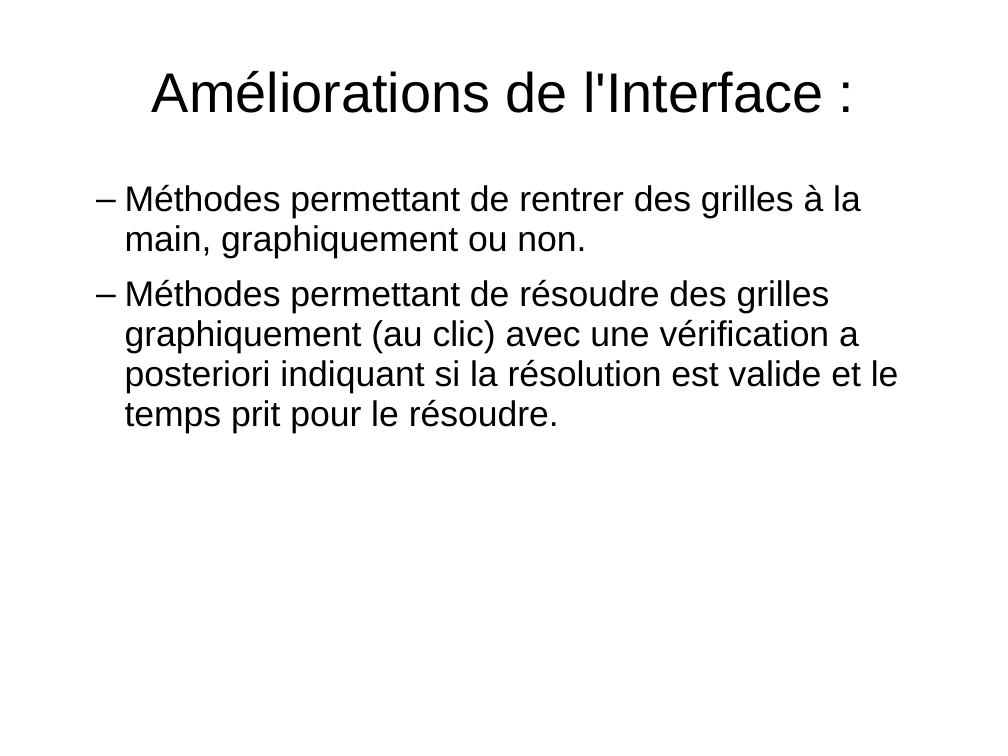
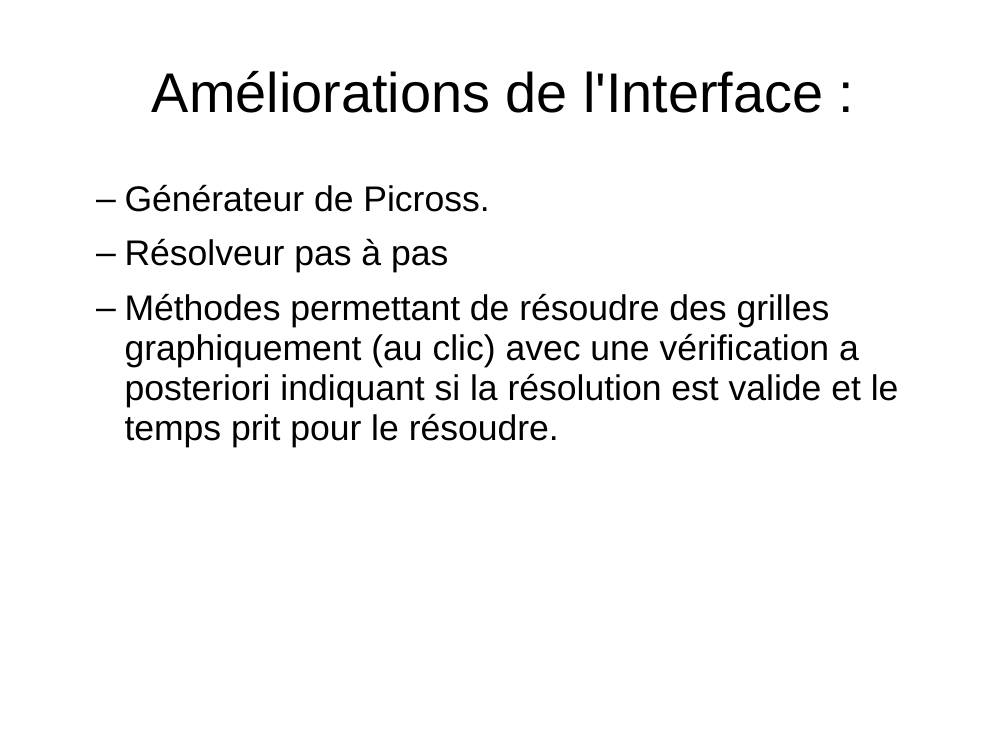
Before and after one commit to benaisc/Picross, a slide deck: slide 37 of Picross.odp (slide 36 before the commit). Drawn at 1008x756 pixels with LibreOffice and Linux fonts; fonts in the diff are those of the drawing. Boxes give left, top, right and bottom in pixels: in the first picture for what was removed or moved away, otherwise in the second. Text is boxed around its words. In the diff, an @@ line names an element or a change of style, - is before the commit and + after.

```diff
--- a/Picross.odp
+++ b/Picross.odp
@@ text at <box>125,184,489,273</box>: text changed @@
-  – Méthodes permettant de rentrer des grilles à la main, graphiquement ou non.
+  – Générateur de Picross.
+  – Résolveur pas à pas
```
Also in this commit, not shown: 4 other slides changed, 3 slides added, 1 slide removed.
